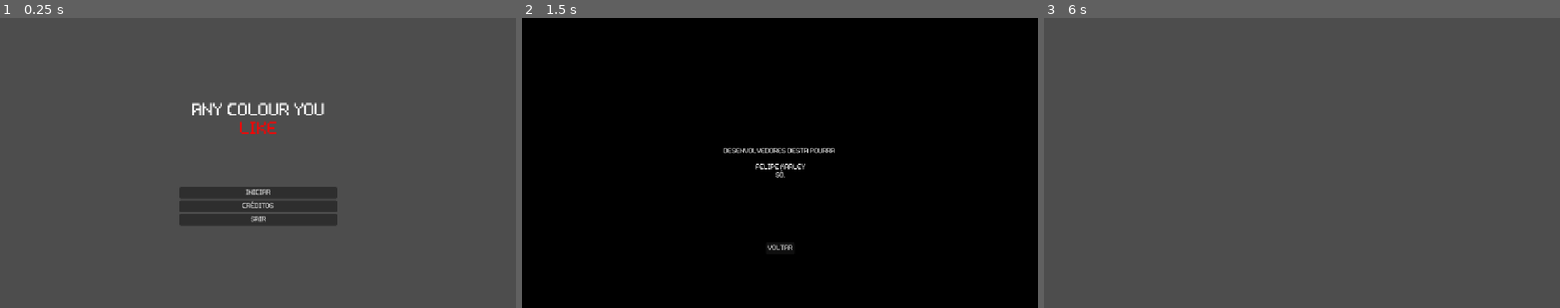
Above: before the commit, frames 1-3 (left to right).
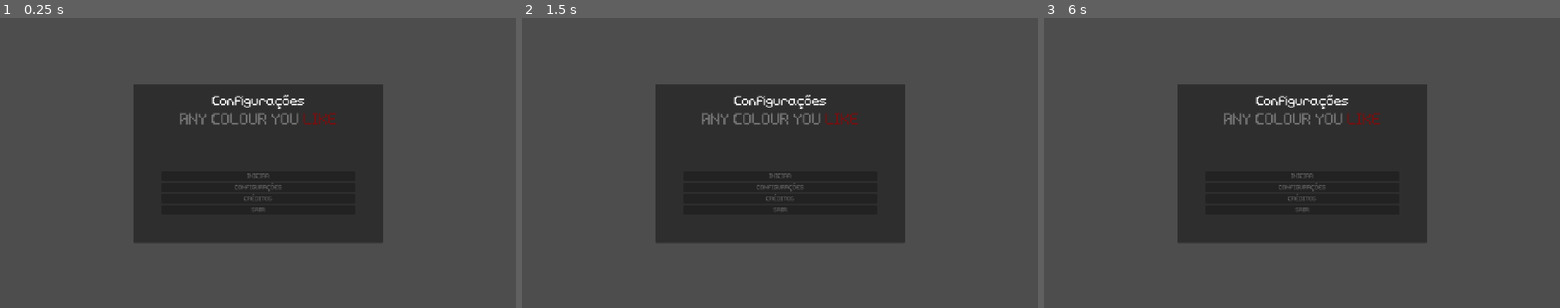
Above: after the commit, the same moments.

Repository: felipemarley/any_colour_you_like
Game: Godot game, scene res://scenes/main_menu.tscn
Two runs of this game, one before a commit and one after it. Both use one fixed random seed, a clock stepped at 60 frames per second and the inputs below.
Inputs (mouse positions are in pixels of both pictures, inside the frame that each line leads up to):
- Up to frame 1 (0.25 s): no input
- Up to frame 2 (1.5 s): click "CRÉDITOS" at 0.5 s; click "INICIAR" (after the commit: "CONFIGURAÇÕES") at 1.25 s
- Up to frame 3 (6 s): click "INICIAR" at 2 s; click "INICIAR" at 2.75 s; click (1302, 247) at 3.5 s, where only the run before the commit has a clickable "VOLTAR"; click "CRÉDITOS" at 4.25 s; click (1302, 247) at 5 s, where only the run before the commit has a clickable "VOLTAR"; click "INICIAR" at 5.75 s

The runs differ from the first frame. In frame 1, 22% of the frame differs, in the area x 25-75%, y 22-78%; in frame 2, 100%, in the area x 0-100%, y 0-100%; in frame 3, 26%.

Commit message:
feat: inicio do painel de configuração

Diff:
--- a/project.godot
+++ b/project.godot
@@ -17,6 +17,8 @@
 
 [display]
 
+window/size/viewport_width=1280
+window/size/viewport_height=720
 window/stretch/mode="canvas_items"
 window/stretch/aspect="expand"
 
--- a/scenes/main_menu.tscn
+++ b/scenes/main_menu.tscn
@@ -24,10 +24,10 @@
 theme_override_constants/margin_bottom = 250
 metadata/_edit_lock_ = true
 
-[node name="VBoxContainer" type="VBoxContainer" parent="MarginContainer"]
+[node name="MainButtons" type="VBoxContainer" parent="MarginContainer"]
 layout_mode = 2
 
-[node name="titulo" type="RichTextLabel" parent="MarginContainer/VBoxContainer"]
+[node name="titulo" type="RichTextLabel" parent="MarginContainer/MainButtons"]
 layout_mode = 2
 theme_override_font_sizes/normal_font_size = 40
 bbcode_enabled = true
@@ -35,19 +35,23 @@
 fit_content = true
 horizontal_alignment = 1
 
-[node name="MarginContainer" type="MarginContainer" parent="MarginContainer/VBoxContainer"]
+[node name="MarginContainer" type="MarginContainer" parent="MarginContainer/MainButtons"]
 layout_mode = 2
 theme_override_constants/margin_top = 100
 
-[node name="iniciar" type="Button" parent="MarginContainer/VBoxContainer"]
+[node name="iniciar" type="Button" parent="MarginContainer/MainButtons"]
 layout_mode = 2
 text = "INICIAR"
 
-[node name="creditos" type="Button" parent="MarginContainer/VBoxContainer"]
+[node name="configuracoes" type="Button" parent="MarginContainer/MainButtons"]
+layout_mode = 2
+text = "CONFIGURAÇÕES"
+
+[node name="creditos" type="Button" parent="MarginContainer/MainButtons"]
 layout_mode = 2
 text = "CRÉDITOS"
 
-[node name="sair" type="Button" parent="MarginContainer/VBoxContainer"]
+[node name="sair" type="Button" parent="MarginContainer/MainButtons"]
 layout_mode = 2
 text = "SAIR"
 
@@ -94,7 +98,33 @@
 grow_vertical = 0
 text = "VOLTAR"
 
-[connection signal="pressed" from="MarginContainer/VBoxContainer/iniciar" to="." method="_on_iniciar_pressed"]
-[connection signal="pressed" from="MarginContainer/VBoxContainer/creditos" to="." method="_on_creditos_pressed"]
-[connection signal="pressed" from="MarginContainer/VBoxContainer/sair" to="." method="_on_sair_pressed"]
+[node name="painel_configuracoes" type="Panel" parent="."]
+layout_mode = 1
+anchors_preset = 8
+anchor_left = 0.5
+anchor_top = 0.5
+anchor_right = 0.5
+anchor_bottom = 0.5
+offset_left = -310.0
+offset_top = -197.5
+offset_right = 310.0
+offset_bottom = 197.5
+grow_horizontal = 2
+grow_vertical = 2
+
+[node name="titulo_configuracoes" type="Label" parent="painel_configuracoes"]
+layout_mode = 1
+anchors_preset = 10
+anchor_right = 1.0
+offset_bottom = 86.0
+grow_horizontal = 2
+theme_override_font_sizes/font_size = 32
+text = "Configurações"
+horizontal_alignment = 1
+vertical_alignment = 1
+
+[connection signal="pressed" from="MarginContainer/MainButtons/iniciar" to="." method="_on_iniciar_pressed"]
+[connection signal="pressed" from="MarginContainer/MainButtons/configuracoes" to="." method="_on_iniciar_pressed"]
+[connection signal="pressed" from="MarginContainer/MainButtons/creditos" to="." method="_on_creditos_pressed"]
+[connection signal="pressed" from="MarginContainer/MainButtons/sair" to="." method="_on_sair_pressed"]
 [connection signal="pressed" from="creditos/voltar" to="." method="_on_voltar_pressed"]
--- a/scripts/main_menu.gd
+++ b/scripts/main_menu.gd
@@ -1,5 +1,8 @@
 extends Control
 @onready var creditos: ColorRect = $creditos
+
+@onready var main_buttons: VBoxContainer = $MarginContainer/MainButtons
+@onready var painel_configuracoes: Panel = $painel_configuracoes
 
 
 func _on_sair_pressed() -> void:
